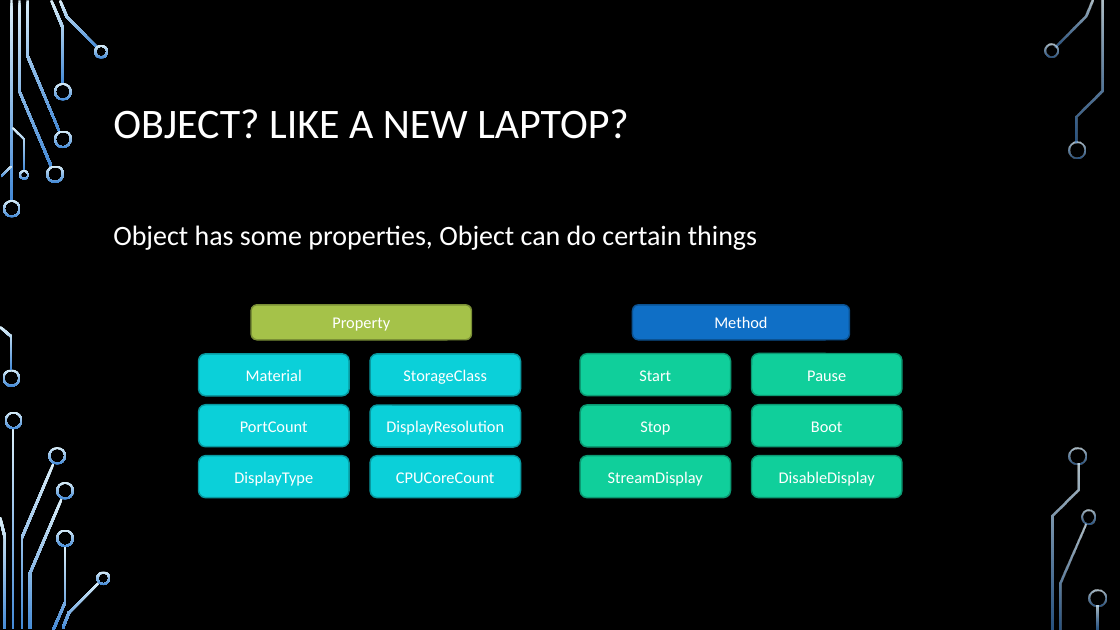
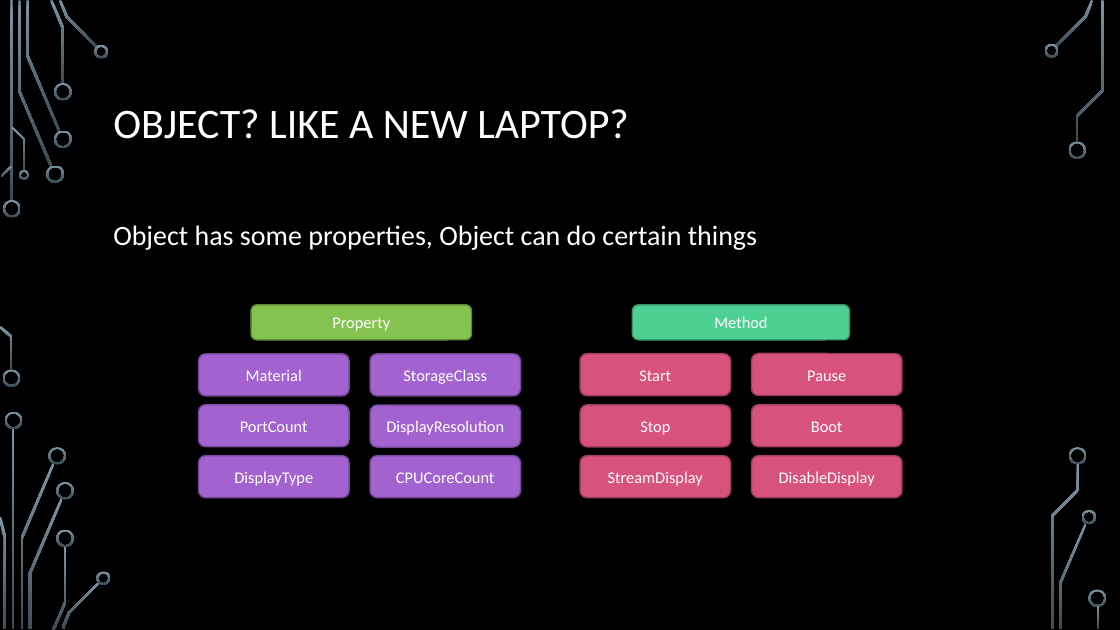
Before and after one commit to ryandcoates/code4sysadmins, a slide deck: slide 14 of Coding for System Administrators.pptx. Drawn at 1120x630 pixels with LibreOffice and Linux fonts; fonts in the diff are those of the drawing; background and template pictures are left out. Boxes give left, top, right and bottom in pixels: in the first picture for what was removed or moved away, otherwise in the second. Text is boxed around its words. In the diff, an @@ line names an element or a change of style, - is before the commit and + after.

```diff
--- a/Coding for System Administrators.pptx
+++ b/Coding for System Administrators.pptx
@@ fill gradient #DBEFF9 to #448AD7 to gradient #7C96A3 to #3B4C54 in 36 elements at (3, 200, 21, 218), (3, 370, 20, 387), (18, 1, 52, 167), (46, 166, 64, 183), (26, 1, 60, 132), (50, 0, 65, 84), (54, 130, 71, 148), (54, 83, 71, 101), (59, 0, 97, 49), (94, 45, 109, 58), (1, 166, 13, 177), (0, 326, 13, 371), (12, 127, 25, 171), (18, 170, 29, 180), (13, 429, 15, 629), (20, 463, 54, 628), (5, 412, 23, 429), (0, 517, 6, 628), (49, 447, 66, 465), (29, 498, 63, 629), (52, 546, 66, 630), (56, 482, 74, 500), (56, 529, 74, 547), (61, 581, 100, 629), (97, 571, 111, 585), (1055, 0, 1094, 47), (1044, 44, 1059, 58), (1069, 141, 1086, 159), (1060, 523, 1087, 629), (1082, 510, 1096, 524), (1076, 1, 1104, 143), (1070, 447, 1087, 465), (1051, 464, 1080, 629), (1089, 590, 1107, 607), (1097, 606, 1100, 629), (10, 1, 13, 202) @@
@@ rounded rectangle "Property" at (251, 305, 471, 340): fill #A5C249 to #84C350; outline #7A9036 1.25 pt to #62903B 1.25 pt @@
@@ rounded rectangle "Method" at (633, 305, 849, 340): fill #0F6FC6 to #4FD093; outline #0B5292 1.25 pt to #3A9A6D 1.25 pt @@
@@ fill #0BD0D9 to #A262D0; outline #089AA1 1.25 pt to #78499A 1.25 pt in 6 elements at (198, 354, 349, 396), (198, 405, 349, 447), (198, 455, 349, 497), (371, 354, 521, 396), (371, 405, 521, 447), (371, 455, 521, 497) @@
@@ fill #10CF9B to #D7537B; outline #0C9973 1.25 pt to #9F3D5B 1.25 pt in 6 elements at (581, 354, 731, 396), (581, 405, 731, 447), (752, 354, 902, 396), (752, 405, 902, 447), (752, 455, 902, 497), (581, 455, 731, 497) @@
```
Also in this commit, not shown: 26 other slides changed, 3 slides added.
